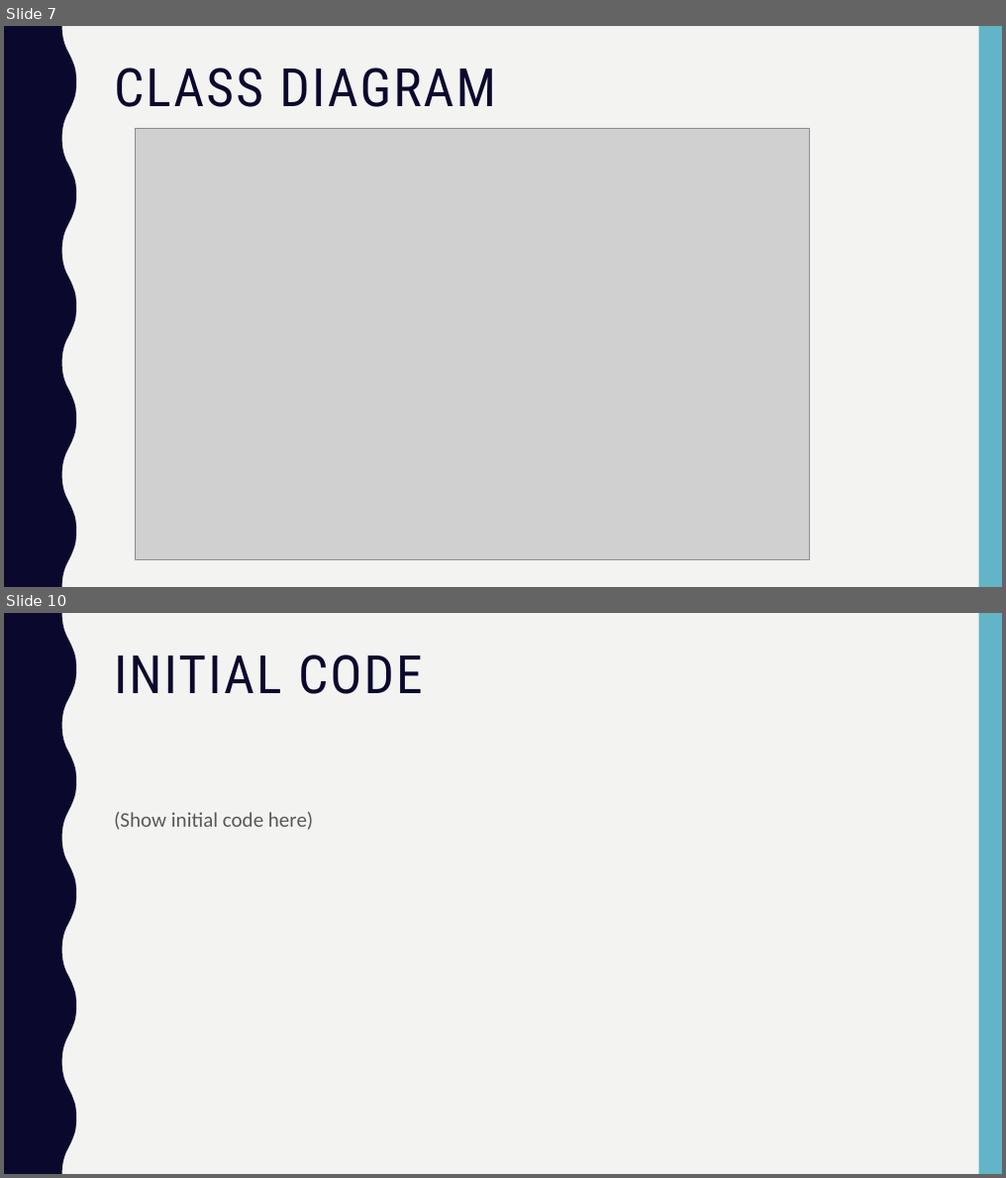
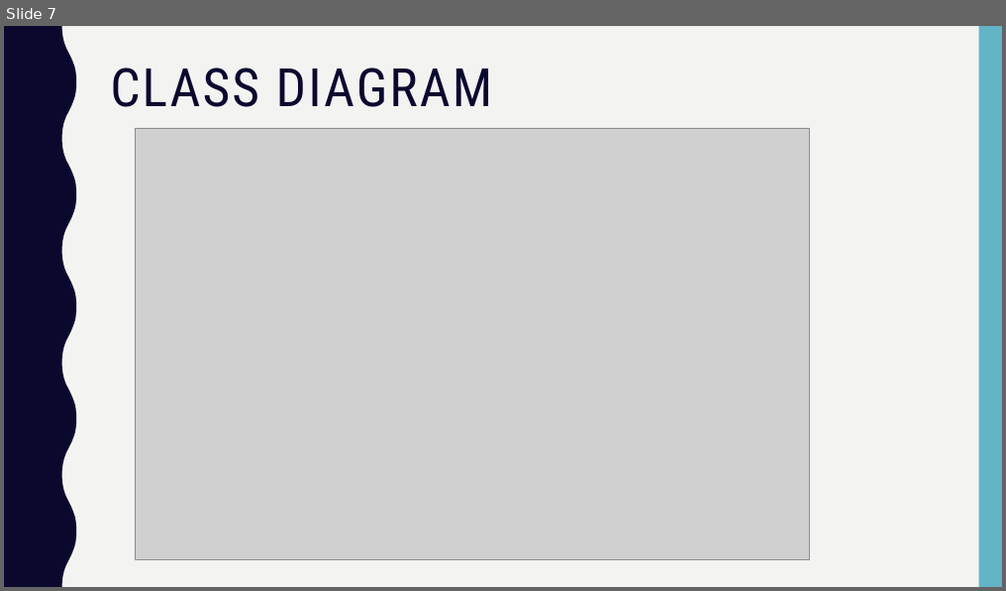
Before and after one commit to george98788/Enterprise-systems-development, a slide deck: Group 10 Sprint_1.pptx. Shown one above the other, each under a label of ours: slides 7 and 10 before the commit, slide 7 after it; the slides between them are not shown. The pictures are 1006x1178 and 1006x591 pixels, drawn with LibreOffice and Linux fonts; fonts in the diff are those of the drawing; grey boxes stand for pictures. Boxes give left, top, right and bottom in pixels: in the first picture for what was removed or moved away, otherwise in the second. Text is boxed around its words. In the diff, an @@ line names an element or a change of style, - is before the commit and + after.

```diff
--- a/Group 10 Sprint_1.pptx
+++ b/Group 10 Sprint_1.pptx
@@ slide 10 removed at [4,613,1002,1174], background #F3F3F2; not listed: 2 template elements that a slide beside it also shows @@
@@ title removed at [114,655,423,694] @@
-INITIAL CODE
@@ text removed at [114,812,313,830] @@
-(Show initial code here)
@@ slide 7 changed as well @@
@@ title "CLASS DIAGRAM": place and size @@
-title "CLASS DIAGRAM" at [114,68,496,107]
+title "CLASS DIAGRAM" at [110,68,493,107]
```
Also in this commit, not shown: 6 other slides changed, 5 slides added, 2 other slides removed.
